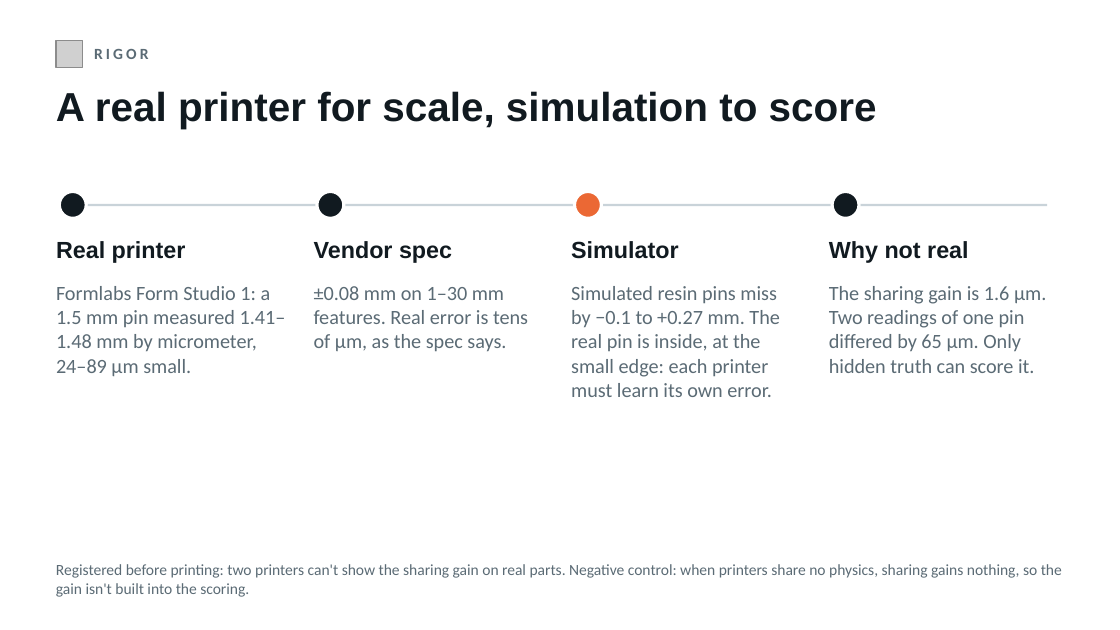
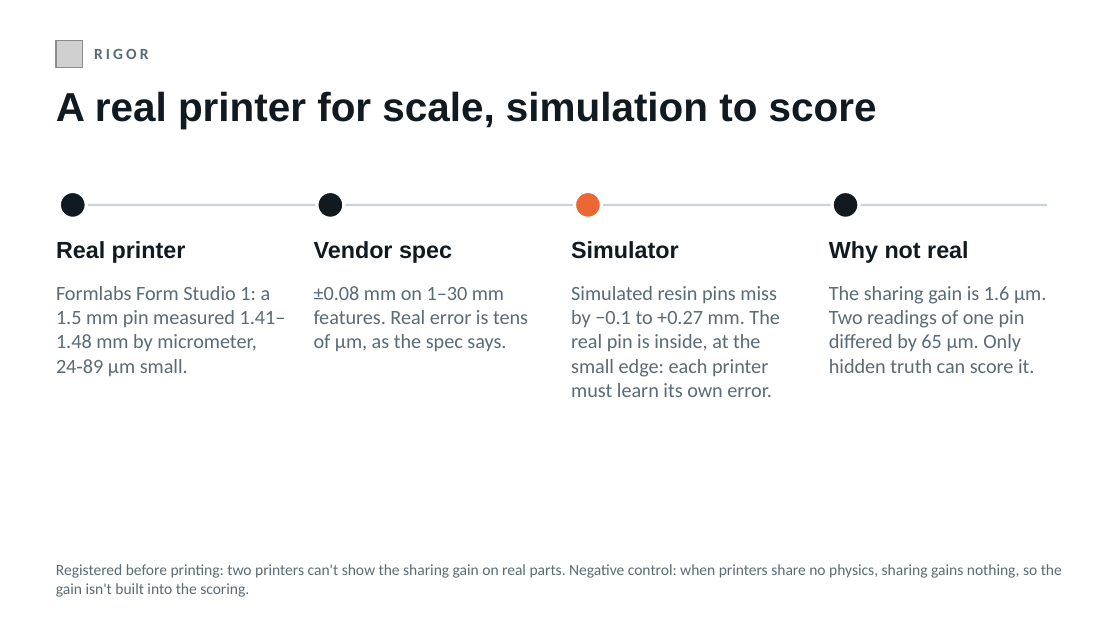
Before and after one commit to matte-realize/prebuilt, a slide deck: slide 6 of docs/slides/prebuilt-pitch.pptx. Drawn at 1120x630 pixels with LibreOffice and Linux fonts; fonts in the diff are those of the drawing; grey boxes stand for pictures. Boxes give left, top, right and bottom in pixels: in the first picture for what was removed or moved away, otherwise in the second. Text is boxed around its words. In the diff, an @@ line names an element or a change of style, - is before the commit and + after.

```diff
--- a/docs/slides/prebuilt-pitch.pptx
+++ b/docs/slides/prebuilt-pitch.pptx
@@ text at (56, 286, 286, 376): text changed @@
-Formlabs Form Studio 1: a 1.5 mm pin measured 1.41–1.48 mm by micrometer, 24–89 µm small.
+Formlabs Form Studio 1: a 1.5 mm pin measured 1.41–1.48 mm by micrometer, 24‑89 µm small.
```
Also in this commit, not shown: 2 other slides changed, 2 other files.
